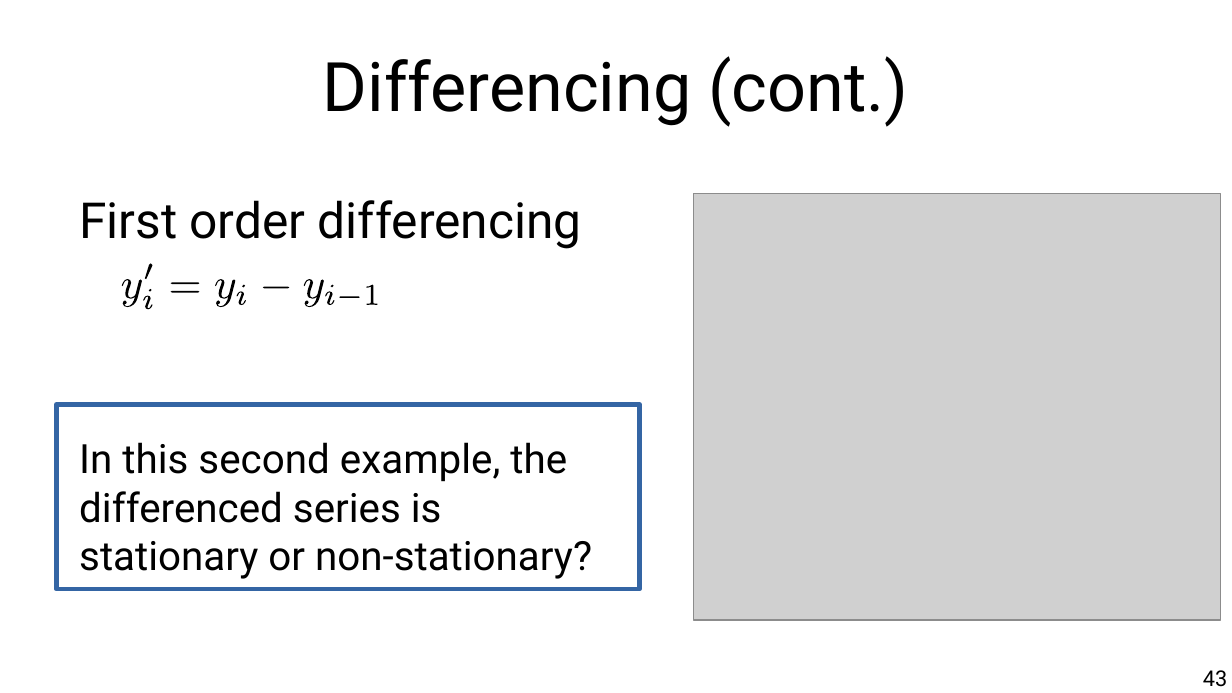
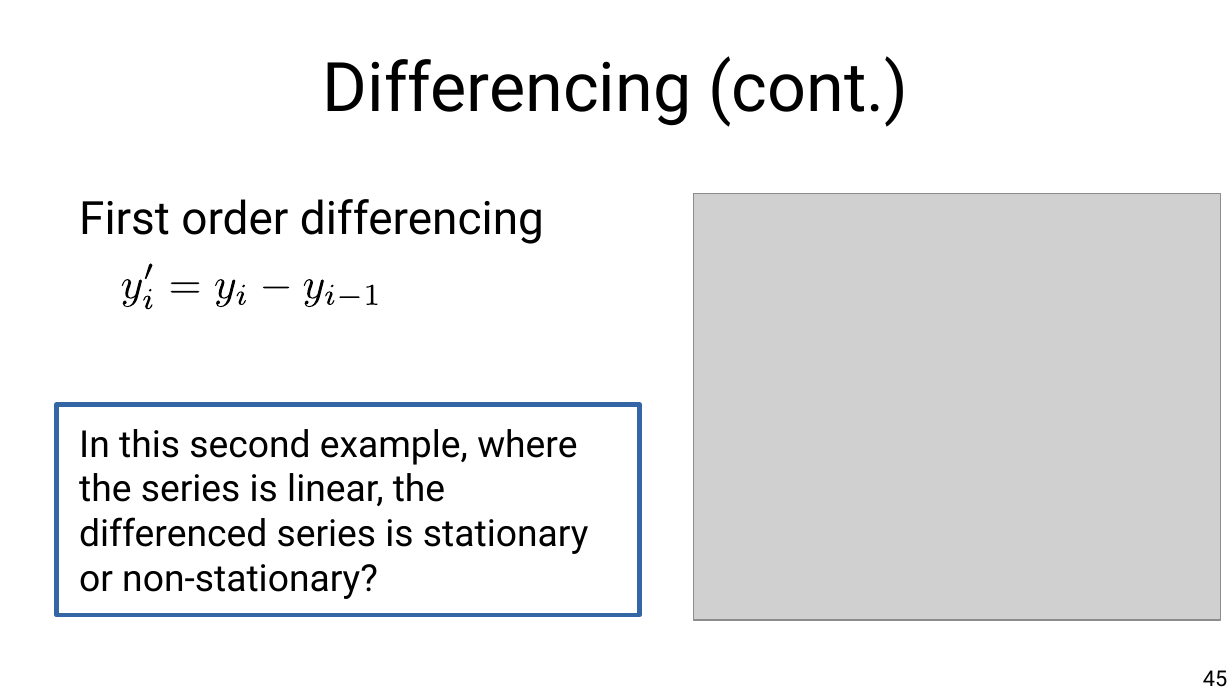
Before and after one commit to marco-calautti/data-mining-course, a slide deck: slide 45 of theory/tt11_time_series.odp (slide 43 before the commit). Drawn at 1232x693 pixels with LibreOffice and Linux fonts; fonts in the diff are those of the drawing; grey boxes stand for pictures. Boxes give left, top, right and bottom in pixels: in the first picture for what was removed or moved away, otherwise in the second. Text is boxed around its words. In the diff, an @@ line names an element or a change of style, - is before the commit and + after.

```diff
--- a/theory/tt11_time_series.odp
+++ b/theory/tt11_time_series.odp
@@ text at <box>79,199,544,244</box>: size 32 to 29.6 pt in "First order differencing" @@
@@ rectangle: place and size @@
-rectangle at <box>56,405,639,589</box>
+rectangle at <box>56,405,639,615</box>
@@ text at <box>79,429,588,599</box>: text changed; size 26 to 24.1 pt @@
-In this second example, the differenced series is stationary or non-stationary?
+In this second example, where the series is linear, the differenced series is stationary or non-stationary?
@@ page number at <box>1203,670,1227,687</box>: text changed @@
-43
+45
```
Also in this commit, not shown: 32 other slides changed, 5 slides added, 2 slides removed.
